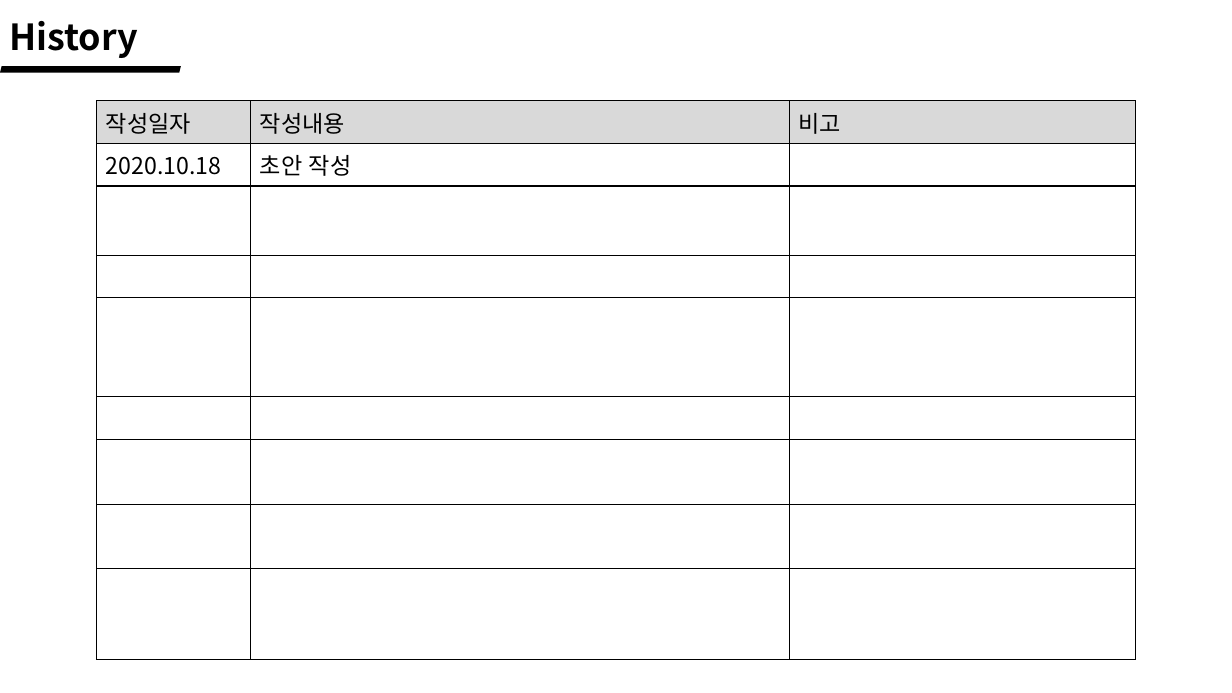
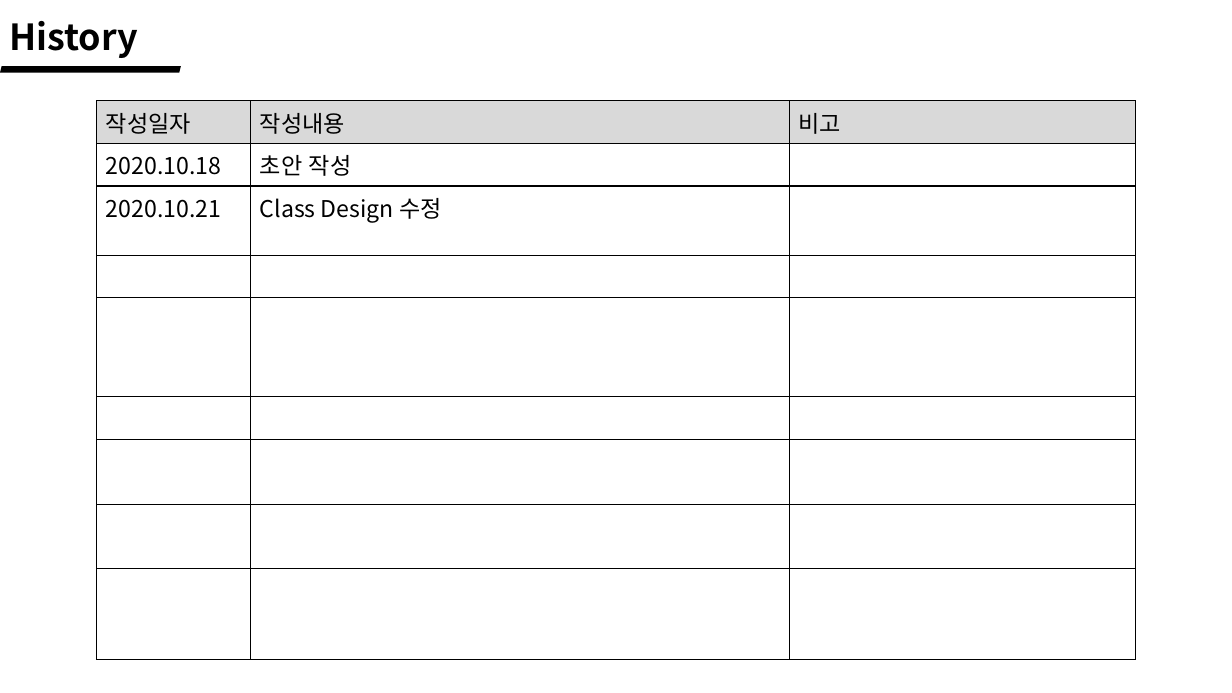
Before and after one commit to wlrud753/CarryCarrot, a slide deck: slide 2 of 기획서/당근키우기 데이터 설계.pptx. Drawn at 1232x693 pixels with LibreOffice and Linux fonts; fonts in the diff are those of the drawing. Boxes give left, top, right and bottom in pixels: in the first picture for what was removed or moved away, otherwise in the second. Text is boxed around its words. In the diff, an @@ line names an element or a change of style, - is before the commit and + after.

Commit message:
데이터 설계/시스템 문서 수정

```diff
--- a/기획서/당근키우기 데이터 설계.pptx
+++ b/기획서/당근키우기 데이터 설계.pptx
@@ table at (97,101,1137,651) @@
+row 3: 2020.10.21 | Class Design 수정 | 
-row 9:  |  | 
```
Also in this commit, not shown: 1 other file.
